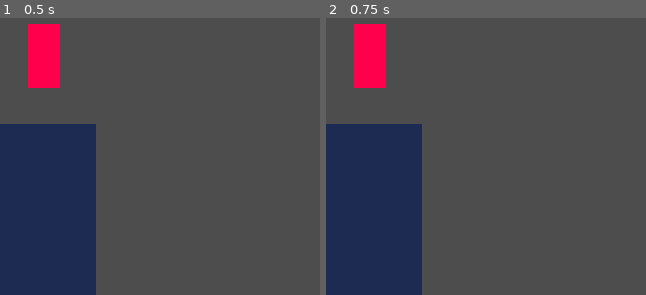
Above: before the commit, frames 1-2 (left to right).
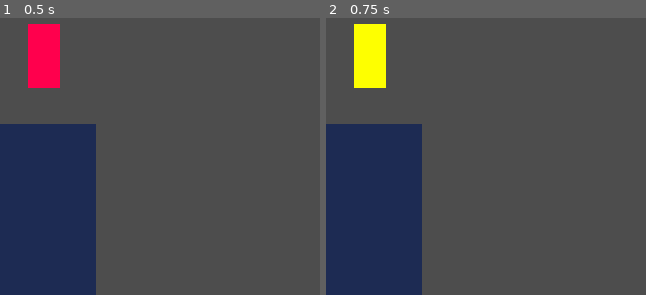
Above: after the commit, the same moments.

Repository: BurrrntToast/ludum-dare-55
Game: Godot game, scene res://scenes/dev stuff/dev_level.tscn
Same seed, same stepped clock (60 frames per second), same inputs: the game is played once before the commit and once after it.
Inputs:
- Up to frame 1 (0.5 s): no input
- Up to frame 2 (0.75 s): tap Enter at 0.5 s; hold D (right) from 0.53 s (still down); tap E (summon) at 0.6 s
The pictures show only the part of the screen within x 0-50%, y 0-50%; the shares and areas given below are measured in that part.

Frame 1 is identical in both runs. In frame 2, 2.3% of the frame differs, in the area x 8-19%, y 2-26%.
Error before the commit: Invalid operands 'float' and 'Vector2' in operator '+'. (res://entities/player/player.gd:14)
Error after the commit: Invalid operands 'float' and 'Vector2' in operator '+'. (res://entities/player/player.gd:24)

Commit message:
basic implmentation of 'summoning'
- will need major changing but this will work for now

#2

Diff:
--- a/godot-project/entities/player/player.gd
+++ b/godot-project/entities/player/player.gd
@@ -1,4 +1,6 @@
 extends CharacterBody2D
+
+const STATIC_PLAYER = preload("res://entities/static player/static_player.tscn")
 
 @export var speed : float = 150.0
 
@@ -9,6 +11,14 @@
 @onready var jump_velocity : float = ((2.0 * jump_height) / time_to_peak_time) * -1.0
 @onready var jump_gravity : float = ((-2.0 * jump_height) / (time_to_peak_time * time_to_peak_time)) * -1.0
 @onready var fall_gravity : float = ((-2.0 * jump_height) / (time_to_descent_time * time_to_descent_time)) * -1.0
+
+func _process(delta):
+
+	if Input.is_action_just_pressed("summon"):
+		var STATIC_PLAYER_INSTANCE = STATIC_PLAYER.instantiate()
+		STATIC_PLAYER_INSTANCE.global_position = global_position
+		GlobalScript.current_shell_holder.add_child(STATIC_PLAYER_INSTANCE)
+		global_position.y = -20
 
 func _physics_process(delta):
 	velocity.y += get_gravity() * delta # apply gravity
--- /dev/null
+++ b/godot-project/entities/static player/static_player.gd
@@ -0,0 +1 @@
+extends StaticBody2D
--- /dev/null
+++ b/godot-project/entities/static player/static_player.tscn
@@ -0,0 +1,31 @@
+[gd_scene load_steps=4 format=3 uid="uid://cb2oop5syt6a1"]
+
+[ext_resource type="Script" path="res://entities/static player/static_player.gd" id="1_ruxg3"]
+
+[sub_resource type="RectangleShape2D" id="RectangleShape2D_c1mkl"]
+size = Vector2(8, 16)
+
+[sub_resource type="RectangleShape2D" id="RectangleShape2D_as08v"]
+size = Vector2(8, 16)
+
+[node name="StaticPlayer" type="StaticBody2D"]
+script = ExtResource("1_ruxg3")
+
+[node name="TempSprite" type="ColorRect" parent="."]
+offset_right = 8.0
+offset_bottom = 16.0
+color = Color(0.996078, 1, 0, 1)
+
+[node name="Sprite" type="Sprite2D" parent="."]
+
+[node name="CollisionShape2D" type="CollisionShape2D" parent="."]
+visible = false
+position = Vector2(4, 8)
+shape = SubResource("RectangleShape2D_c1mkl")
+
+[node name="Area2D" type="Area2D" parent="." groups=["player"]]
+
+[node name="CollisionShape2D2" type="CollisionShape2D" parent="Area2D"]
+visible = false
+position = Vector2(4, 8)
+shape = SubResource("RectangleShape2D_as08v")
--- /dev/null
+++ b/godot-project/scenes/dev stuff/dev_level.gd
@@ -0,0 +1,5 @@
+extends Node2D
+
+func _ready():
+	GlobalScript.current_level = self
+	GlobalScript.current_shell_holder = $ShellHolder
--- a/godot-project/scenes/dev stuff/dev_level.tscn
+++ b/godot-project/scenes/dev stuff/dev_level.tscn
@@ -1,7 +1,8 @@
-[gd_scene load_steps=6 format=3 uid="uid://28286us3jo6x"]
+[gd_scene load_steps=7 format=3 uid="uid://28286us3jo6x"]
 
 [ext_resource type="Texture2D" uid="uid://lnasehkylpjn" path="res://resources/textures/8x8.png" id="1_4ph17"]
 [ext_resource type="PackedScene" uid="uid://cuq3w1clum66o" path="res://entities/player/player.tscn" id="1_a4s0e"]
+[ext_resource type="Script" path="res://scenes/dev stuff/dev_level.gd" id="1_ywec5"]
 [ext_resource type="Texture2D" uid="uid://bjmavdja4jcw4" path="res://resources/pico-8-extended.png" id="3_t4ns5"]
 
 [sub_resource type="TileSetAtlasSource" id="TileSetAtlasSource_n408k"]
@@ -18,6 +19,7 @@
 sources/0 = SubResource("TileSetAtlasSource_n408k")
 
 [node name="DevLevel" type="Node2D"]
+script = ExtResource("1_ywec5")
 
 [node name="TileMap" type="TileMap" parent="."]
 modulate = Color(0.113725, 0.168627, 0.32549, 1)
@@ -32,3 +34,5 @@
 [node name="Pico-8-extended" type="Sprite2D" parent="."]
 position = Vector2(89, -13)
 texture = ExtResource("3_t4ns5")
+
+[node name="ShellHolder" type="Node2D" parent="."]
--- a/godot-project/scripts/global script/global_script.gd
+++ b/godot-project/scripts/global script/global_script.gd
@@ -1 +1,4 @@
 extends Node2D
+
+var current_level : Node2D
+var current_shell_holder : Node2D
